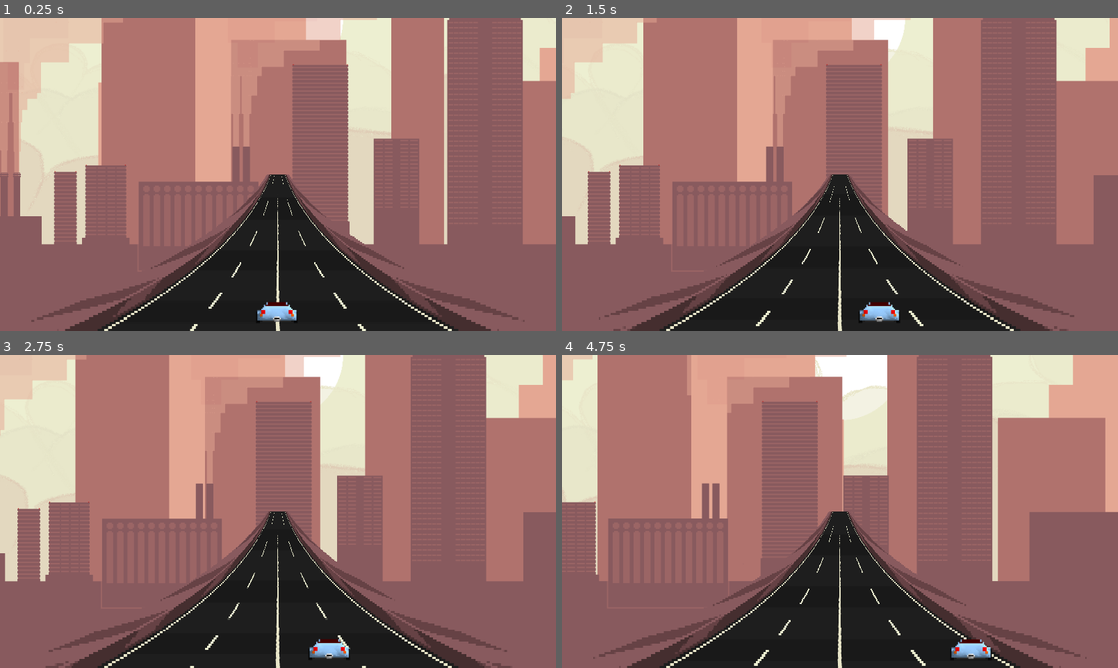
Above: before the commit, frames 1-4 (two rows, left to right).
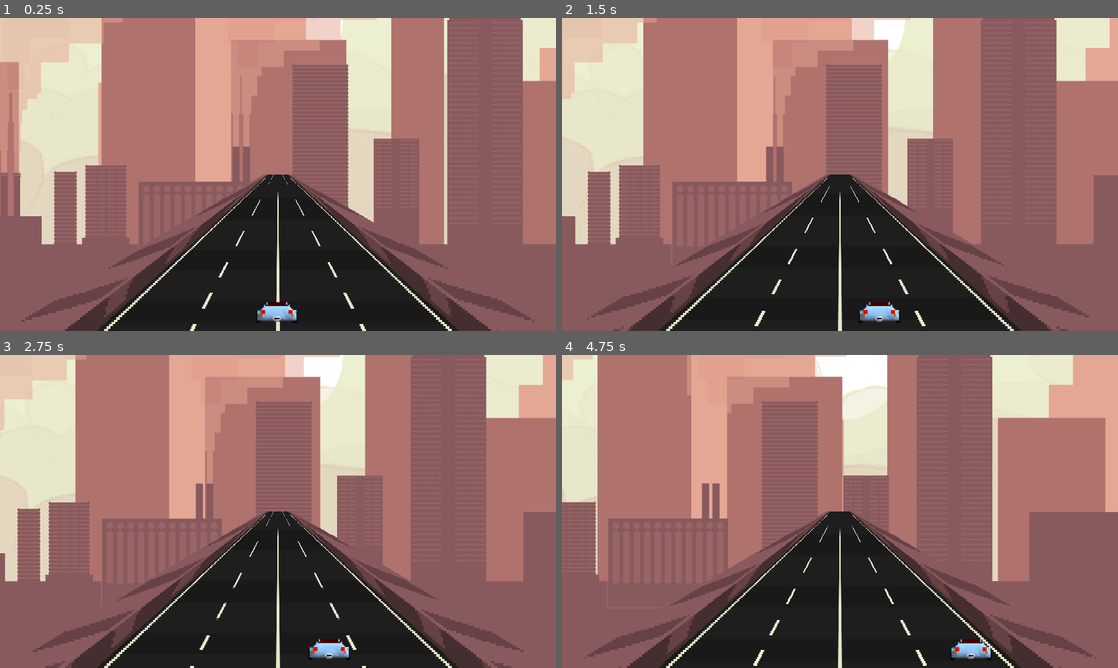
Above: after the commit, the same moments.

Repository: nealith/FreeCar
Game: Godot game, scene res://main.tscn
Same seed, same stepped clock (60 frames per second), same inputs: the game is played once before the commit and once after it.
Inputs:
- Up to frame 1 (0.25 s): no input
- Up to frame 2 (1.5 s): hold Right (ui_right) 0.53-1.28 s; hold Left (ui_left) from 1.28 s (still down)
- Up to frame 3 (2.75 s): release Left (ui_left) at 2.03 s; hold Right (ui_right) from 2.03 s (still down)
- Up to frame 4 (4.75 s): release Right (ui_right) at 3.53 s; hold Left (ui_left) from 3.53 s (still down)

The runs differ from the first frame. In frame 1, 8.9% of the frame differs, in the area x 3-97%, y 50-100%; in frame 2, 8.9%; in frame 3, 8.9%; in frame 4, 9.0%.

Commit message:
solve road distortion, add roadblock

Diff:
--- /dev/null
+++ b/main.gd
@@ -0,0 +1,67 @@
+extends Node2D
+
+export (PackedScene) var RoadBlock
+export (PackedScene) var SpikesStrip
+
+var dy = 0
+var elapsed_dy_since_last_event = 0
+var p = 0.999999999999
+
+var roadblocks = []
+var spikesstrips = []
+
+func random_int(min_value,max_value, inclusive_range = false):
+	if inclusive_range:
+		max_value += 1
+	var range_size = max_value - min_value
+	return (randi() % range_size) + min_value
+
+func _roadblock():
+	if roadblocks.size() < 1:
+		var rb = RoadBlock.instance()
+		print("add roadblock")
+		add_child(rb)
+		roadblocks.append({"instance":rb,"distance":random_int(480,1080)})
+
+func _spikesstrip():
+	pass
+
+
+# Called when the node enters the scene tree for the first time.
+func _ready():
+	pass # Replace with function body.
+
+# Called every frame. 'delta' is the elapsed time since the previous frame.
+func _process(delta):
+	dy += delta*1000
+	elapsed_dy_since_last_event += delta/100.0
+
+	randomize()
+	if randf() + elapsed_dy_since_last_event > p :
+		elapsed_dy_since_last_event = 0
+		_roadblock()
+
+	var z_base = roadblocks.size()
+	var to_remove = []
+	var i = 0
+	for roadblock in roadblocks:
+		roadblock["distance"] -= delta*100
+
+		if(roadblock["distance"] < 240):
+			if (roadblock["distance"] < 0):
+				to_remove.append(i)
+			else:
+				var c_percent = 0.95 * (roadblock["distance"]/240.0)
+				var road_width = 854* (1.0-c_percent)
+				var road_offset = (854 - road_width)/2
+
+				roadblock["instance"].position = Vector2(road_offset,480-roadblock["distance"])
+				roadblock["instance"].set_scale(Vector2((1.0-c_percent),(1.0-c_percent)))
+				roadblock["instance"].z_index = z_base
+			z_base -= 1
+
+		i+=1
+
+	for tr in to_remove:
+		print("remove roablock")
+		roadblocks.remove(tr)
--- a/main.tscn
+++ b/main.tscn
@@ -1,22 +1,26 @@
-[gd_scene load_steps=5 format=2]
+[gd_scene load_steps=7 format=2]
 
-[ext_resource path="res://car/car.tscn" type="PackedScene" id=1]
-[ext_resource path="res://road/road.tscn" type="PackedScene" id=2]
-[ext_resource path="res://sound/assets/road_music.ogg" type="AudioStream" id=3]
-[ext_resource path="res://background/background.tscn" type="PackedScene" id=4]
+[ext_resource path="res://main.gd" type="Script" id=1]
+[ext_resource path="res://police_car/roadblock.tscn" type="PackedScene" id=2]
+[ext_resource path="res://car/car.tscn" type="PackedScene" id=3]
+[ext_resource path="res://road/road.tscn" type="PackedScene" id=4]
+[ext_resource path="res://sound/assets/road_music.ogg" type="AudioStream" id=5]
+[ext_resource path="res://background/background.tscn" type="PackedScene" id=6]
 
 [node name="main" type="Node2D"]
+script = ExtResource( 1 )
+RoadBlock = ExtResource( 2 )
 
-[node name="car" parent="." instance=ExtResource( 1 )]
+[node name="car" parent="." instance=ExtResource( 3 )]
 position = Vector2( 426.316, 455 )
 
-[node name="road" parent="." instance=ExtResource( 2 )]
+[node name="road" parent="." instance=ExtResource( 4 )]
 
 [node name="AudioStreamPlayer" type="AudioStreamPlayer" parent="."]
-stream = ExtResource( 3 )
+stream = ExtResource( 5 )
 autoplay = true
 
-[node name="background" parent="." instance=ExtResource( 4 )]
+[node name="background" parent="." instance=ExtResource( 6 )]
 editor/display_folded = true
 position = Vector2( -3.25803, 17.1046 )
 [connection signal="camera_movement" from="car" to="background" method="_on_car_camera_movement"]
--- /dev/null
+++ b/police_car/assets/slices.json
@@ -0,0 +1 @@
+{"slices":23,"frames":1,"width":150,"height":112}
--- /dev/null
+++ b/police_car/assets/spritesheet.json
@@ -0,0 +1 @@
+{"width":152,"height":92,"frames":1,"angles":32,"rows":32,"cols":1}
--- /dev/null
+++ b/police_car/assets/spritesheet_optimized.json
@@ -0,0 +1 @@
+{"width":152,"height":92,"frames":1,"angles":32,"rows":32,"cols":1,"regions":[2,2,68,50,70,2,85,50,155,2,99,50,254,2,114,50,368,2,127,50,2,52,135,50,137,52,138,50,275,52,137,50,2,102,130,50,132,102,137,50,269,102,139,50,2,152,136,50,138,152,127,50,265,152,115,50,380,152,100,50,2,202,84,50,86,202,68,50,154,202,85,50,239,202,99,50,338,202,114,50,2,252,127,50,129,252,135,50,264,252,138,50,2,302,137,50,139,302,130,50,269,302,137,50,2,352,139,50,141,352,136,50,277,352,127,50,2,402,115,50,117,402,100,50,217,402,84,50],"trims":[40,2,31,2,23,2,15,2,9,2,5,2,4,2,4,2,8,2,4,2,2,2,3,2,7,2,13,2,21,2,29,2,38,2,30,2,24,2,17,2,10,2,6,2,4,2,5,2,8,2,5,2,5,2,7,2,12,2,18,2,25,2,33,2]}
--- /dev/null
+++ b/police_car/police_car_roadblock.tscn
@@ -0,0 +1,21 @@
+[gd_scene load_steps=4 format=2]
+
+[ext_resource path="res://police_car/assets/spritesheet_optimized.png" type="Texture" id=1]
+
+[sub_resource type="AtlasTexture" id=1]
+flags = 4
+atlas = ExtResource( 1 )
+region = Rect2( 0.848083, 100.925, 130.422, 49.6953 )
+
+[sub_resource type="RectangleShape2D" id=2]
+extents = Vector2( 64.2333, 24.5377 )
+
+[node name="police_car_roadblock" type="Node2D"]
+
+[node name="Sprite" type="Sprite" parent="."]
+texture = SubResource( 1 )
+
+[node name="Area2D" type="Area2D" parent="."]
+
+[node name="CollisionShape2D" type="CollisionShape2D" parent="Area2D"]
+shape = SubResource( 2 )
--- /dev/null
+++ b/police_car/roadblock.gd
@@ -0,0 +1,28 @@
+extends Node2D
+
+# Declare member variables here. Examples:
+# var a = 2
+# var b = "text"
+var cars = []
+var positions = [{"pos":Vector2(165,291),"taken":false},{"pos":Vector2(297,423),"taken":false},{"pos":Vector2(429,555),"taken":false},{"pos":Vector2(561,687),"taken":false}]
+
+# Called when the node enters the scene tree for the first time.
+func _ready():
+	cars = [get_node("police_car_roadblock1"),get_node("police_car_roadblock2"),get_node("police_car_roadblock3")]
+	var i = 0
+	while (i<3):
+		for position in positions:
+			randomize ()
+			if position.taken == false and randf() >= 0.7 and i < 3:
+				position.taken = true
+				i+=1
+	i = 0
+	for position in positions:
+		if position.taken :
+			cars[i].translate(Vector2((position.pos.y - position.pos.x)/2+position.pos.x,0.0))
+			i+=1
+
+
+# Called every frame. 'delta' is the elapsed time since the previous frame.
+#func _process(delta):
+#	pass
--- /dev/null
+++ b/police_car/roadblock.tscn
@@ -0,0 +1,14 @@
+[gd_scene load_steps=3 format=2]
+
+[ext_resource path="res://police_car/roadblock.gd" type="Script" id=1]
+[ext_resource path="res://police_car/police_car_roadblock.tscn" type="PackedScene" id=2]
+
+[node name="roadblock" type="Node2D"]
+position = Vector2( 0, -25.2356 )
+script = ExtResource( 1 )
+
+[node name="police_car_roadblock1" parent="." instance=ExtResource( 2 )]
+
+[node name="police_car_roadblock2" parent="." instance=ExtResource( 2 )]
+
+[node name="police_car_roadblock3" parent="." instance=ExtResource( 2 )]
--- a/road/road.tscn
+++ b/road/road.tscn
@@ -86,21 +86,13 @@
 
 	// y = 0 : compression = 0% , y = screen_y / 2 : compression = 90%
 
-		float c_percent = 0.8 * (z/540.0) ;
+		float c_percent = 0.95 * (z/540.0) ;
 	// so road is compressed to a % : WR and the middle is at 50% of screen_x
 	// so the current y line on texture is a new line of width WY with WR at middle,
 	// so compute width of the line in pixel and offset of the road
 
-		float new_line_size = 854.0/(1.0-c_percent);
-		float road_width = 854.0 - c_percent * 854.0;
-		float road_offset = floor((new_line_size - road_width)/2.0);
-
-	// compute current x pos (fragment) in % to screen_x : XPPOS
-
-		float xppos = UV.x / 854.0;
-	// get the x pos in the new line => x_nl_pos
-
-		float x_nl_pos = new_line_size * xppos;
+		float road_width = 854.0 * (1.0-c_percent);
+		float road_offset = (854.0 - road_width)/2.0;
 
 // Operations with X bézier curve
 
@@ -112,8 +104,8 @@
 	// Apply dx to road offset
 		road_offset += dx;
 
-		if(x_nl_pos >= road_offset && x_nl_pos < road_offset + road_width && z > 0.0){
-			uv.x = ((x_nl_pos - road_offset)/road_width);
+		if(UV.x >= road_offset && UV.x < road_offset + road_width && z > 0.0){
+			uv.x = ((UV.x - road_offset)/road_width);
 
 			c = texture(road_texture,uv);
 			//c = vec4(1.0);
Binary file added: police_car/assets/police_car.gif
Binary file added: police_car/assets/slices.png
Not shown, added: police_car/assets/slices.png.import
Binary file added: police_car/assets/spritesheet.png
Not shown, added: police_car/assets/spritesheet.png.import
Binary file added: police_car/assets/spritesheet_optimized.png
Not shown, added: police_car/assets/spritesheet_optimized.png.import
Not shown, added: car/assets/car.vox
Not shown, added: police_car/assets/police_car.vox
Not shown, added: police_car/assets/police_car.zip
Not shown, added: police_car/assets/spritestack-export.zip
